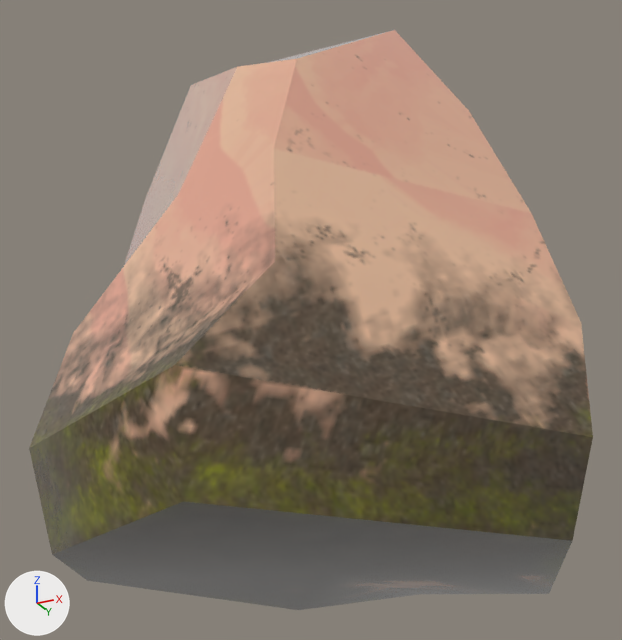
Renders of the FBX model Assets/XanaBuilder Assets/Models/ROK/01_Rocks/ROK0110031_Rock27/ROK0110031.fbx from each side of a commit.
Camera for both pictures: a camera (50 mm lens) standing at (0.483, -1.065, -0.115) and looking at (-0.062, 0.025, 0.375). The lights are fixed; the arrows at lower left show +X, +Y and +Z. Where no turn or scale is listed for an object, it has been applied to the vertices.

Objects in the first picture: 'smROK0110031'.
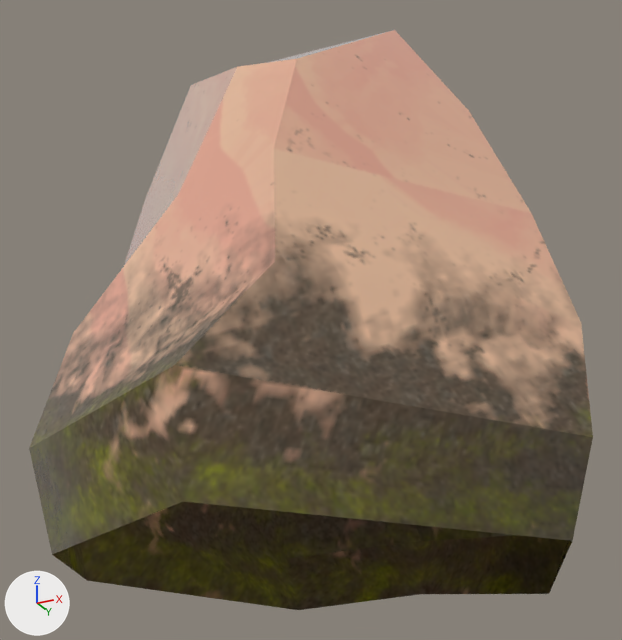
Changed parts and their boxes (x1, y1, x2, y2) in the pictures (622 x 640 px):
part 1 of me_mesh, deleted: before (52, 501, 572, 610)

The change, as a list of edits to the scene's bpy script:
```text
Change me_mesh:
    used by ob_smrok0110031; location = (0.0, 0.0, 0.0)
    verts and faces of me_mesh; kept vertices keep their numbers, new ones are numbered from 40
    before: 32 (-0.232, -0.293, 0.004) at pixel (52, 554), 33 (0.004, -0.379, 0.032) at pixel (183, 501), 34 (-0.385, -0.05, 0.001) at pixel (87, 580), 35 (0.312, -0.102, 0.01) at pixel (572, 540), 36 (0.201, 0.284, -0.014) at pixel (549, 593)
    before: 37 (-0.04, 0.396, 0.001) at pixel (419, 594), 38 (-0.213, 0.281, -0.026) at pixel (298, 610), 39 (-0.03, 0.003, 0.002) at pixel (325, 572)
    remove me_mesh.from_pydata(...)  # 40 vertices, 45 faces; spans x -0.411..0.35, y -0.413..0.433, z -0.026..0.911
    add me_mesh.from_pydata(...)  # 39 vertices, 38 faces; spans x -0.411..0.35, y -0.413..0.433, z -0.026..0.911
    me_mesh part 1
    add delete_vertices([39])  # with the faces that use them
```
